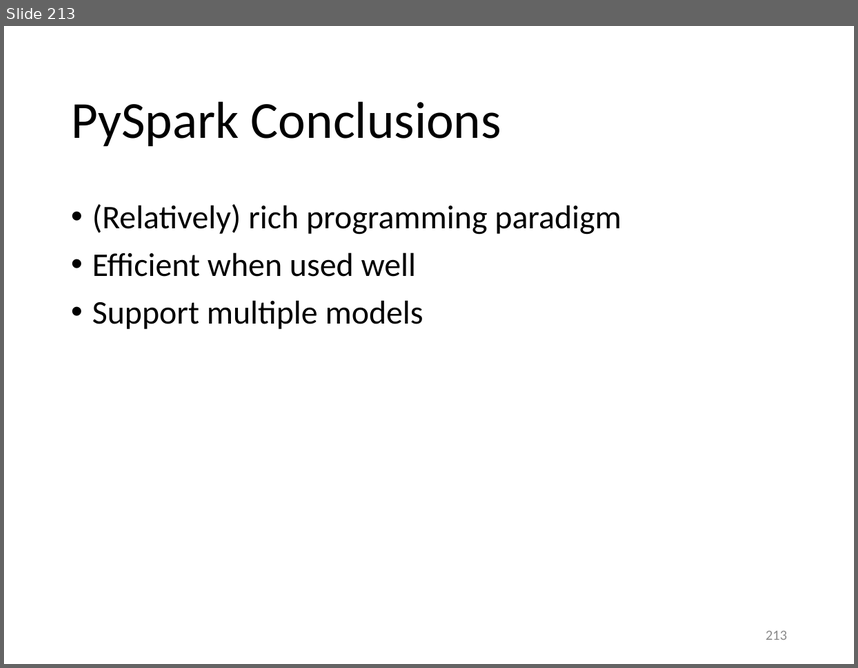
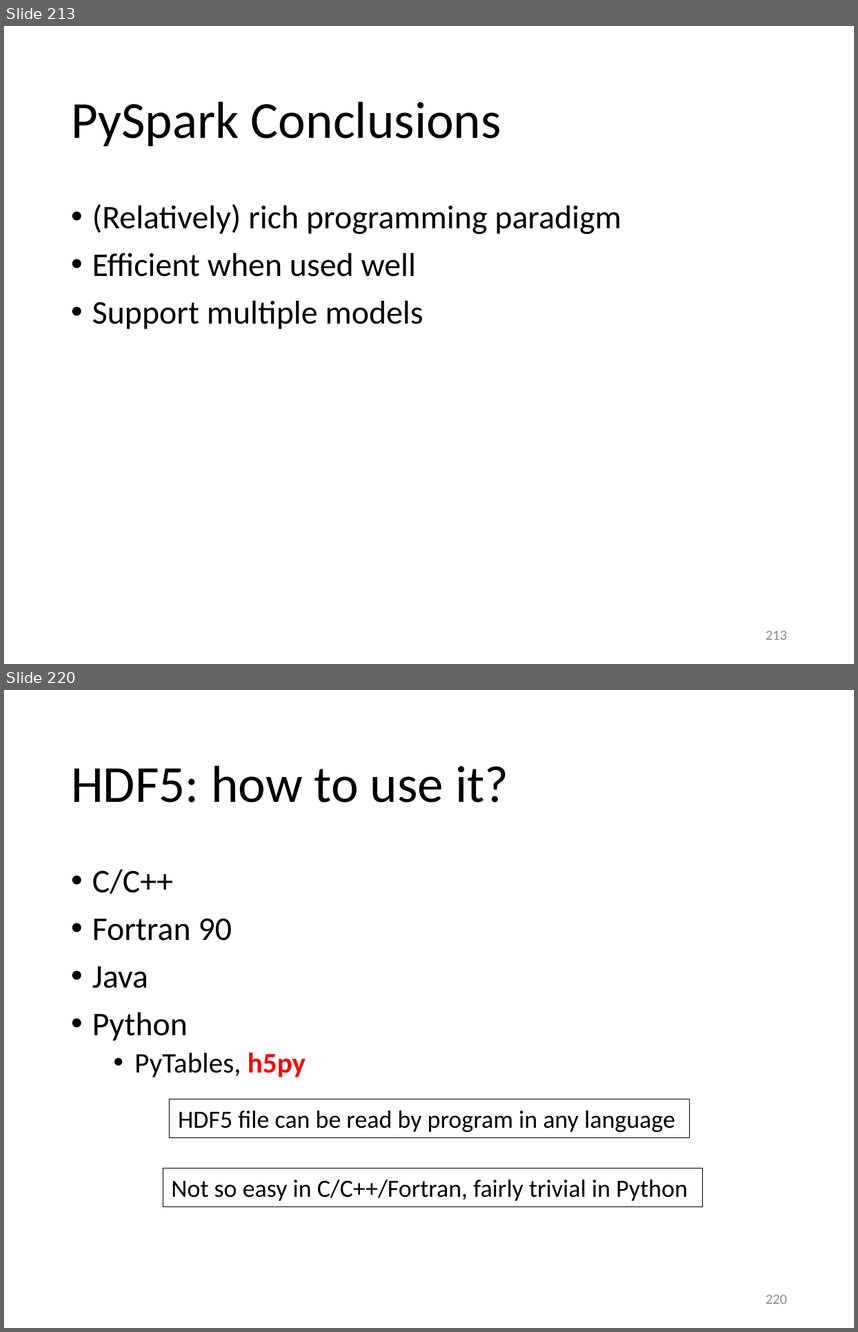
Before and after one commit to gjbex/Python-for-HPC, a slide deck: python_for_hpc.pptx. Shown one above the other, each under a label of ours: slide 213 before the commit, slides 213 and 220 after it; the slides between them are not shown. The pictures are 858x668 and 858x1332 pixels, drawn with LibreOffice and Linux fonts; fonts in the diff are those of the drawing. Boxes give left, top, right and bottom in pixels: in the first picture for what was removed or moved away, otherwise in the second. Text is boxed around its words. In the diff, an @@ line names an element or a change of style, - is before the commit and + after.

```diff
--- a/python_for_hpc.pptx
+++ b/python_for_hpc.pptx
@@ slide 220 added at box(4, 690, 854, 1328), background #FFFFFF @@
@@ title added at box(71, 765, 508, 802), 44 pt, text #000000 @@
+HDF5: how to use it?
@@ text added at box(92, 869, 306, 1077), 28 pt, text #000000 @@
+• C/C++
+• Fortran 90
+• Java
+• Python
+  • PyTables, h5py
@@ rectangle added at box(170, 1099, 689, 1137), outline #000000 0.75 pt, 21 pt, text #000000 @@
+HDF5 file can be read by program in any language
@@ rectangle added at box(163, 1167, 703, 1206), outline #000000 0.75 pt, 21 pt, text #000000 @@
+Not so easy in C/C++/Fortran, fairly trivial in Python
@@ page number added at box(766, 1294, 787, 1303), 12 pt, text #8C8C8C @@
+220
```
Also in this commit, not shown: 14 other slides added.
